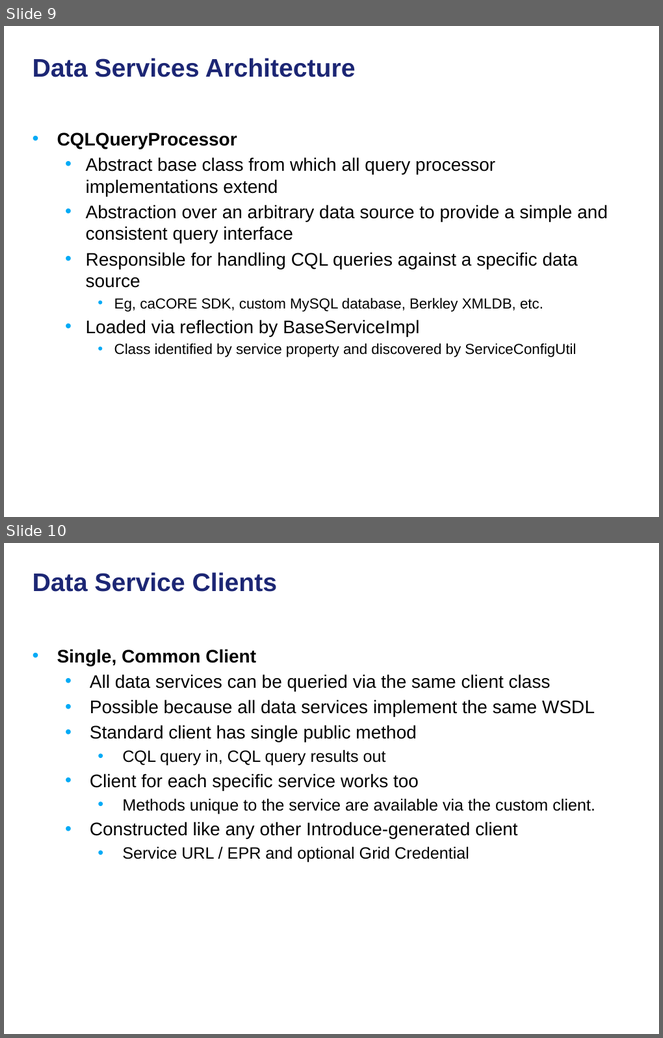
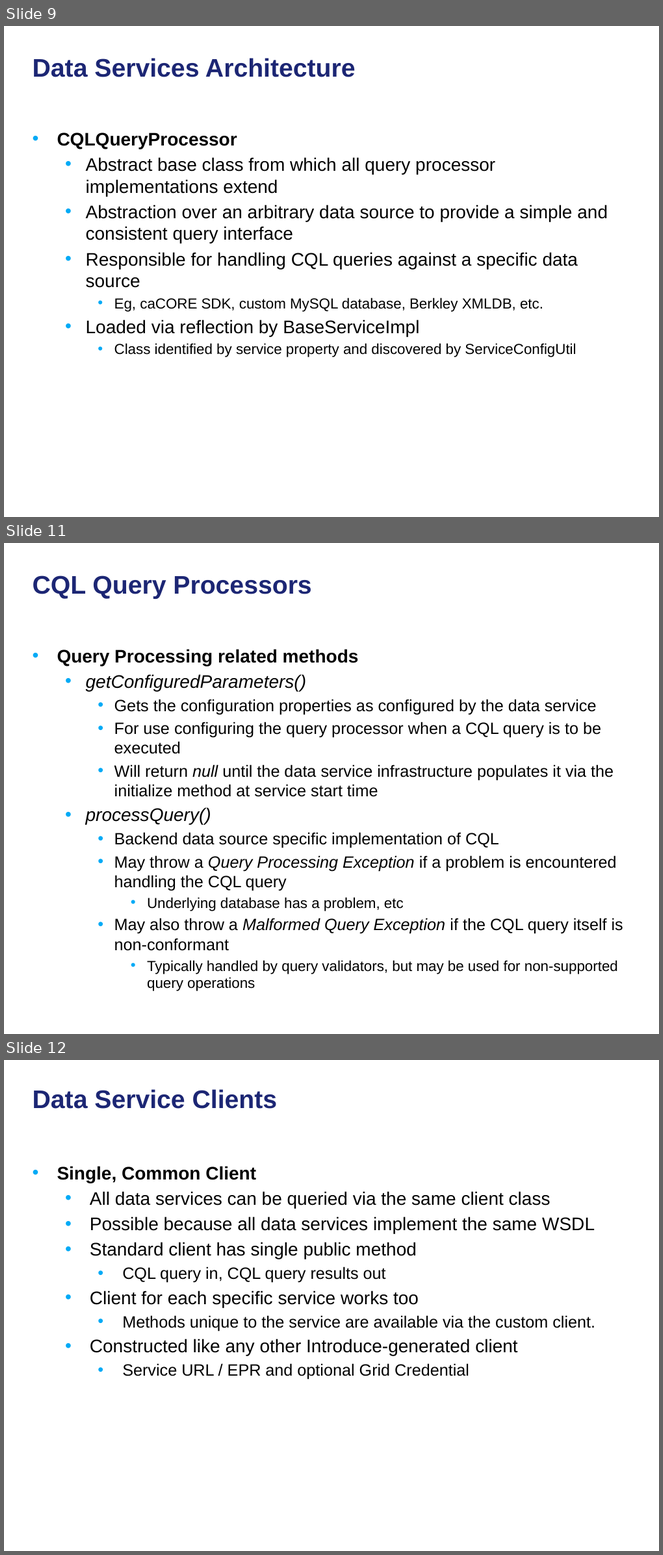
Before and after one commit to NCIP/cagrid-docs, a slide deck: presentations/200906_Novartis/caGrid Data Services.pptx. Shown one above the other, each under a label of ours: slides 9 and 10 before the commit, slides 9, 11 and 12 after it; the slides between them are not shown. The pictures are 663x1038 and 663x1555 pixels, drawn with LibreOffice and Linux fonts; fonts in the diff are those of the drawing; background and template pictures are left out. Boxes give left, top, right and bottom in pixels: in the first picture for what was removed or moved away, otherwise in the second. Text is boxed around its words. In the diff, an @@ line names an element or a change of style, - is before the commit and + after.

```diff
--- a/presentations/200906_Novartis/caGrid Data Services.pptx
+++ b/presentations/200906_Novartis/caGrid Data Services.pptx
@@ slide 11 added at (4, 543, 659, 1034), background picture (left out) @@
@@ title added at (33, 575, 311, 599), 28 pt, text #1C2674, bold @@
+CQL Query Processors
@@ text added at (57, 649, 623, 991), 18 pt, text #000000 @@
+• Query Processing related methods
+  • getConfiguredParameters()
+    • Gets the configuration properties as configured by the data service
+    • For use configuring the query processor when a CQL query is to be executed
+    • Will return null until the data service infrastructure populates it via the initialize method at service start time
+  • processQuery()
+    • Backend data source specific implementation of CQL
+    • May throw a Query Processing Exception if a problem is encountered handling the CQL query
+      • Underlying database has a problem, etc
+    • May also throw a Malformed Query Exception if the CQL query itself is non-conformant
+      • Typically handled by query validators, but may be used for non-supported query operations
@@ what was slide 10 is now slide 12 @@
```
Also in this commit, not shown: 1 other slide added.
